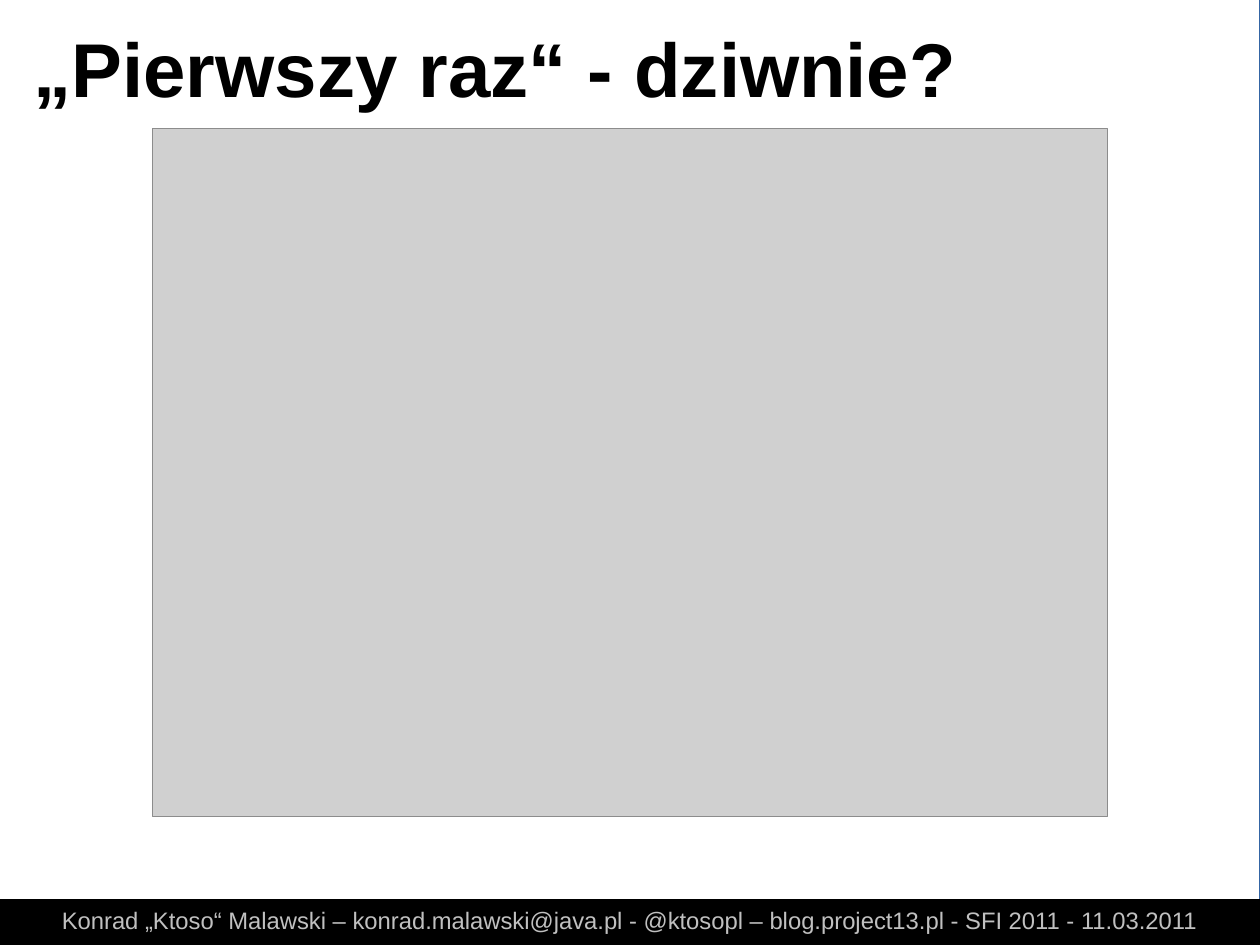
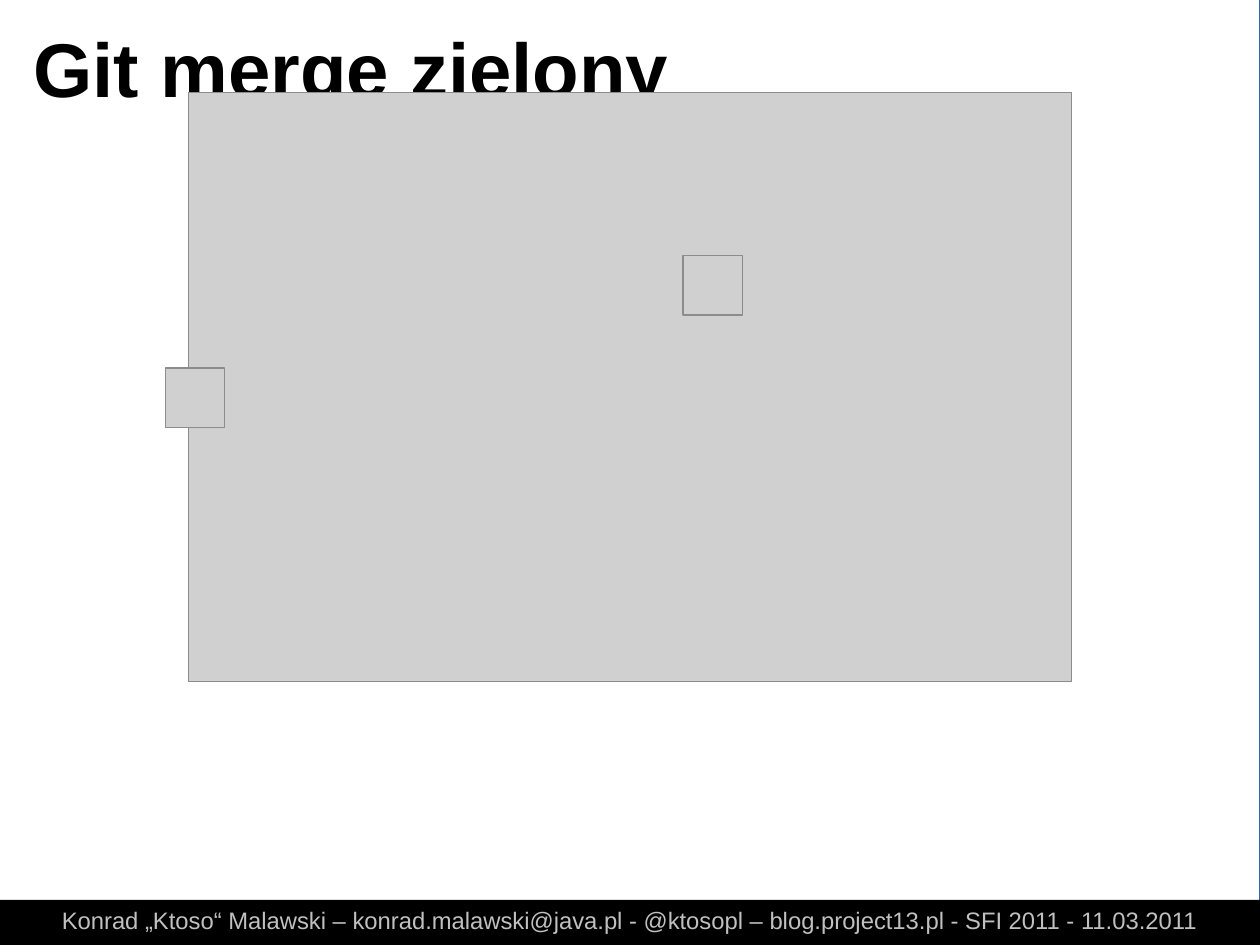
Before and after one commit to ktoso/git-presentation, a slide deck: slide 34 of slides.odp (slide 26 before the commit). Drawn at 1260x945 pixels with LibreOffice and Linux fonts; fonts in the diff are those of the drawing; grey boxes stand for pictures. Boxes give left, top, right and bottom in pixels: in the first picture for what was removed or moved away, otherwise in the second. Text is boxed around its words. In the diff, an @@ line names an element or a change of style, - is before the commit and + after.

Commit message:
lots of new files for cherypick merge and rebase :-)

```diff
--- a/slides.odp
+++ b/slides.odp
@@ text at [34, 37, 668, 112]: text changed @@
-„Pierwszy raz“ - dziwnie?
+Git merge zielony
@@ picture: place and size @@
-picture at [152, 128, 1108, 816]
+picture at [189, 93, 1072, 681]
@@ picture added at [684, 256, 743, 316] @@
@@ picture added at [166, 368, 225, 428] @@
```
Also in this commit, not shown: 36 other slides changed, 11 slides added, 28 other files.
